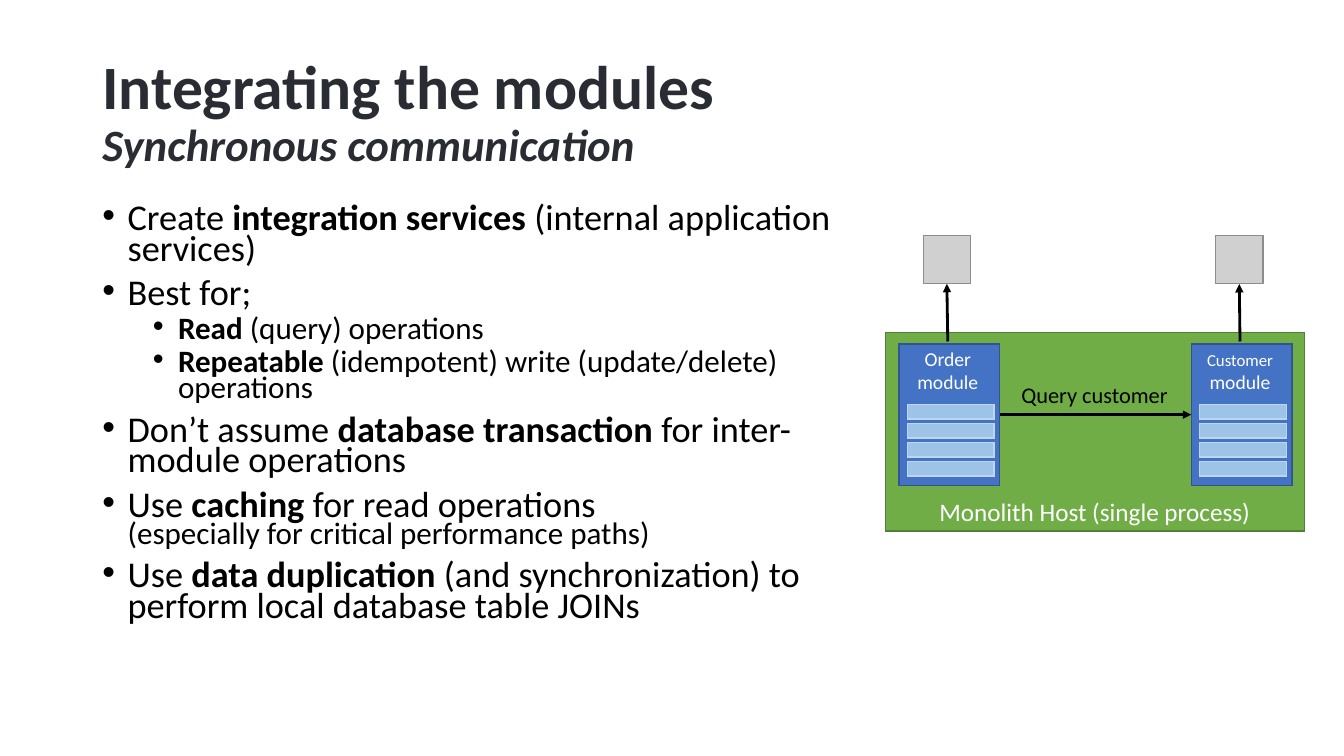
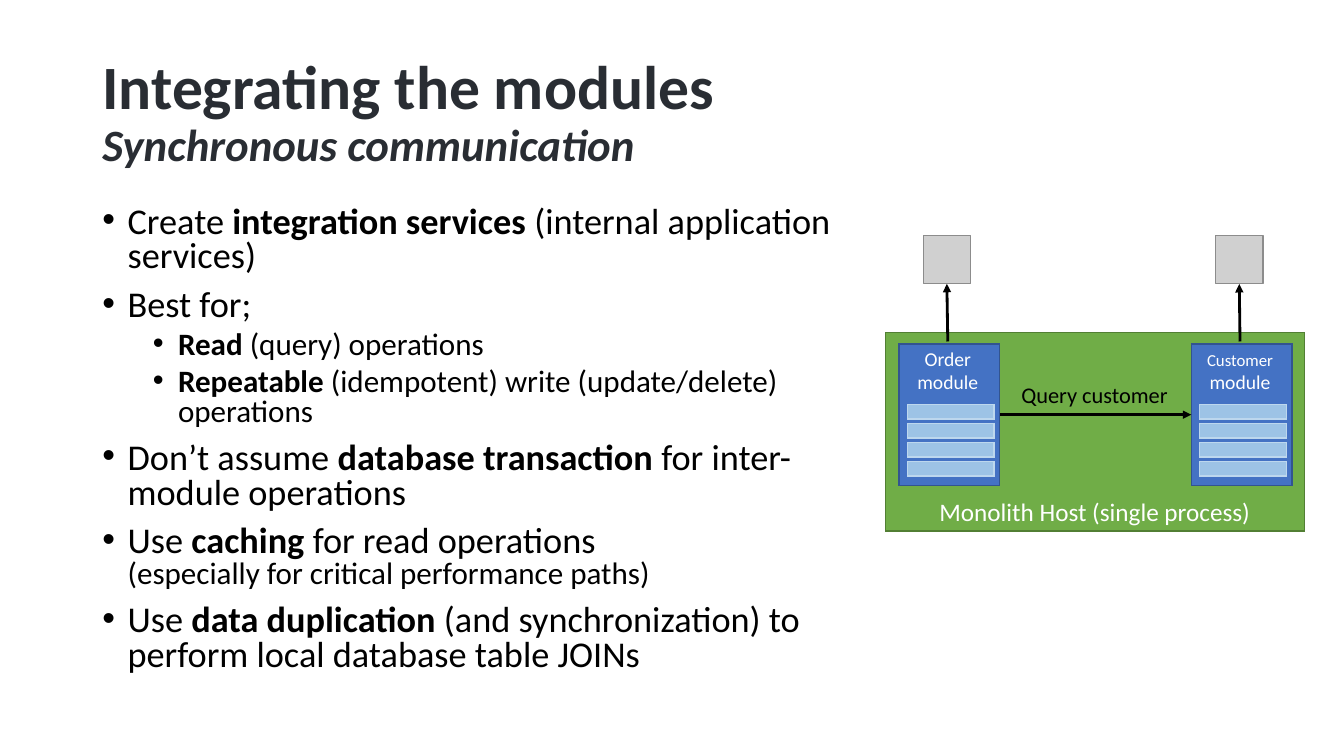
Before and after one commit to hikalkan/presentations, a slide deck: slide 35 of 2024-05-09 Designing Monolith First for Microservice Architecture/Monolith First Presentation.pptx (slide 38 before the commit). Drawn at 1344x756 pixels with LibreOffice and Linux fonts; fonts in the diff are those of the drawing; grey boxes stand for pictures; background and template pictures are left out. Boxes give left, top, right and bottom in pixels: in the first picture for what was removed or moved away, otherwise in the second. Text is boxed around its words. In the diff, an @@ line names an element or a change of style, - is before the commit and + after.

```diff
--- a/2024-05-09 Designing Monolith First for Microservice Architecture/Monolith First Presentation.pptx
+++ b/2024-05-09 Designing Monolith First for Microservice Architecture/Monolith First Presentation.pptx
@@ text "Create integration services (internal application ..." at bbox=[128, 207, 831, 673]: line spacing 0.7 to 0.8 @@
```
Also in this commit, not shown: 3 other slides changed, 3 slides removed.
